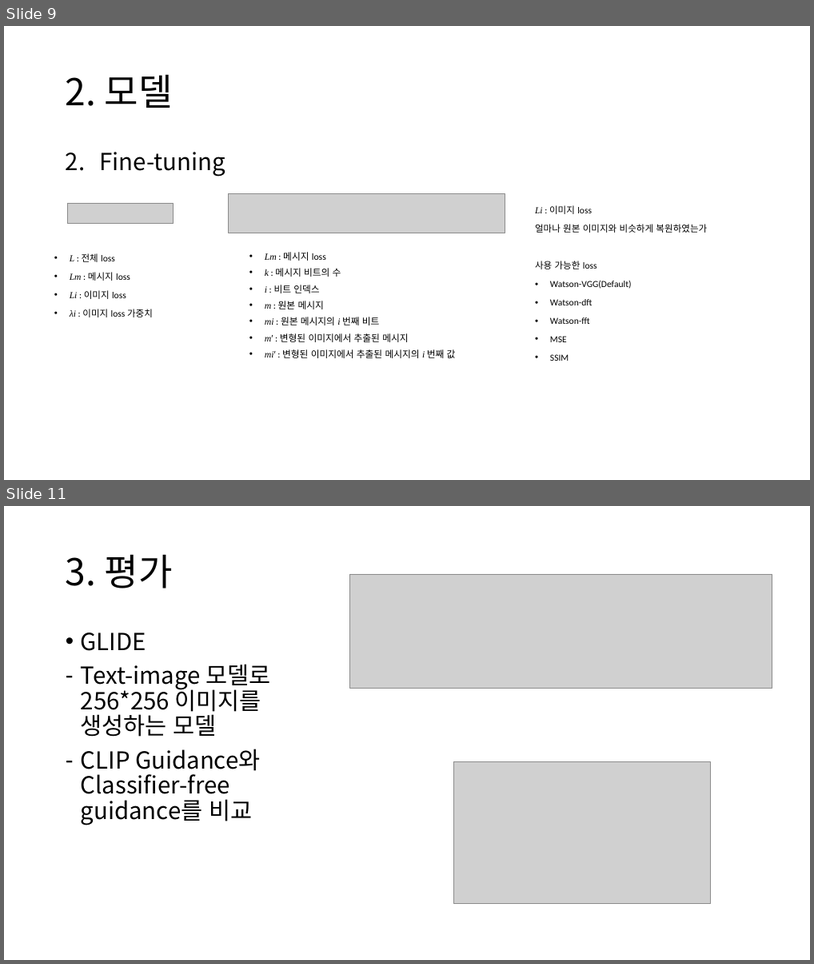
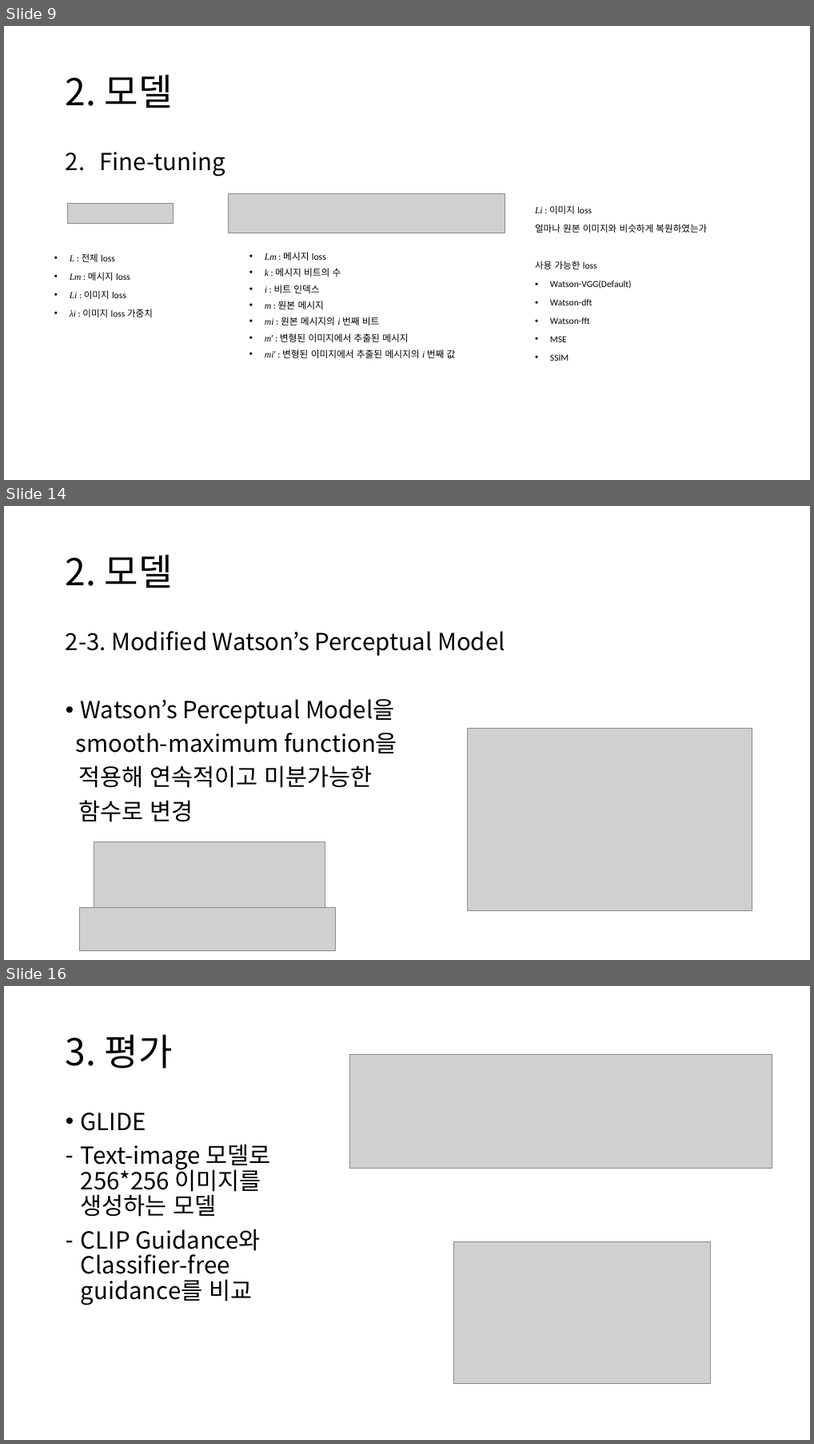
Before and after one commit to chroion/paper-review, a slide deck: The Stable Signature Rooting Watermarks in Latent Diffusion Models/Rooting Watermarks in Latent Diffusion Models.pptx. Shown one above the other, each under a label of ours: slides 9 and 11 before the commit, slides 9, 14 and 16 after it; the slides between them are not shown. The pictures are 814x964 and 814x1444 pixels, drawn with LibreOffice and Linux fonts; fonts in the diff are those of the drawing; grey boxes stand for pictures. Boxes give left, top, right and bottom in pixels: in the first picture for what was removed or moved away, otherwise in the second. Text is boxed around its words. In the diff, an @@ line names an element or a change of style, - is before the commit and + after.

```diff
--- a/The Stable Signature Rooting Watermarks in Latent Diffusion Models/Rooting Watermarks in Latent Diffusion Models.pptx
+++ b/The Stable Signature Rooting Watermarks in Latent Diffusion Models/Rooting Watermarks in Latent Diffusion Models.pptx
@@ slide 14 added at [4,506,810,960], background #FFFFFF @@
@@ title added at [66,555,173,588], 44 pt, text #000000 @@
+2. 모델
@@ text added at [66,631,505,822], 28 pt, text #000000 @@
+2-3. Modified Watson’s Perceptual Model
+• Watson’s Perceptual Model을
+smooth-maximum function을
+적용해 연속적이고 미분가능한
+함수로 변경
@@ picture added at [468,728,752,910] @@
@@ picture added at [94,842,326,908] @@
@@ picture added at [80,907,335,951] @@
@@ what was slide 11 is now slide 16 @@
```
Also in this commit, not shown: 1 slide changed, 4 other slides added, 4 other files.
